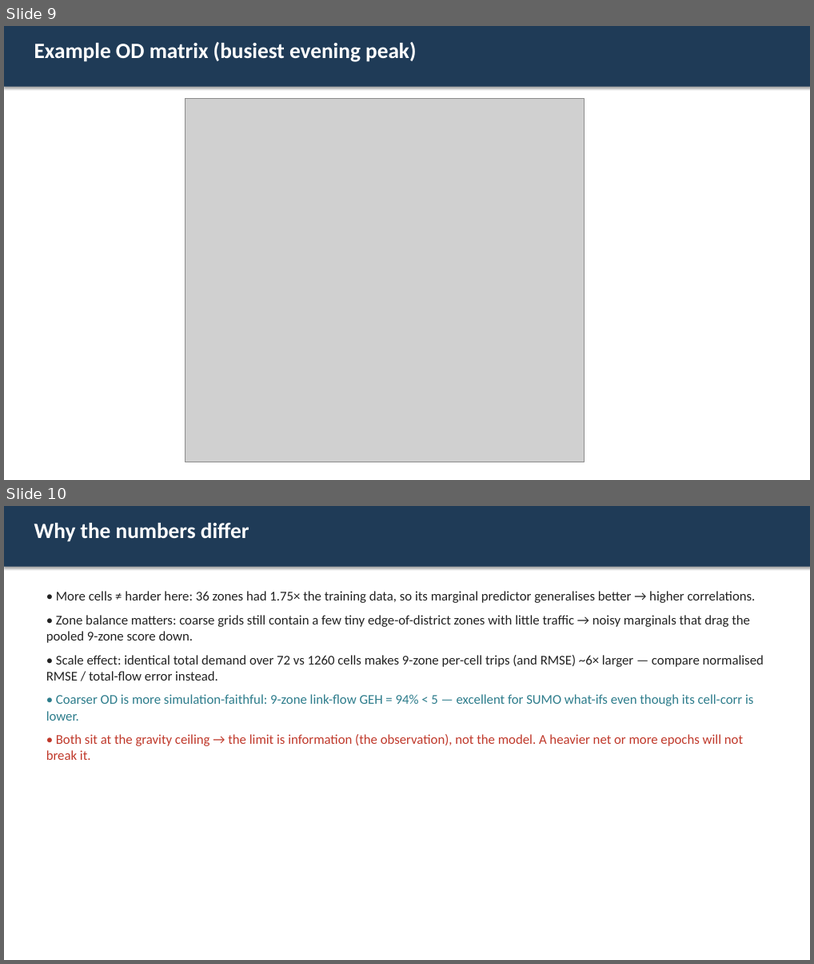
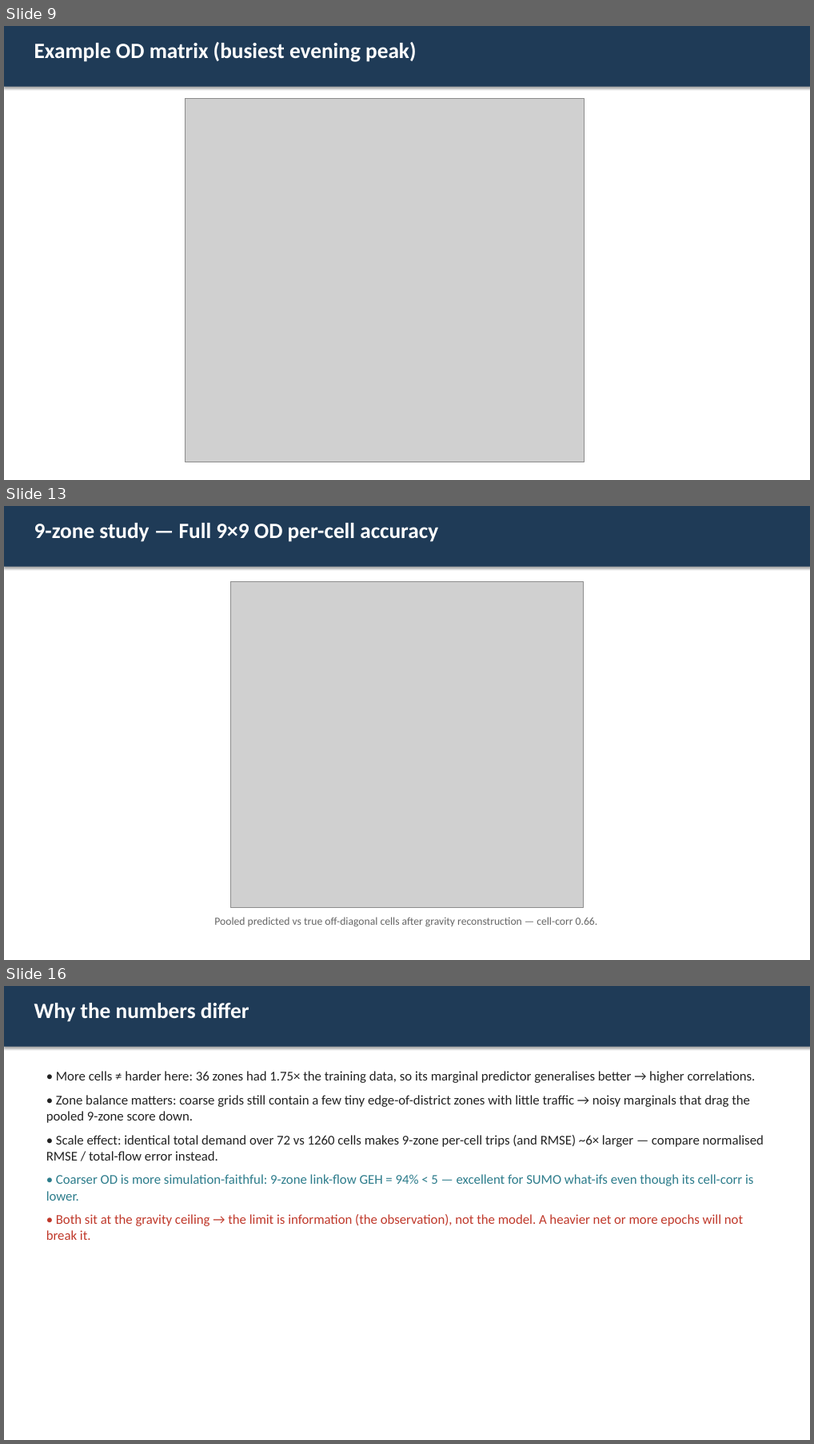
Before and after one commit to farhadi76m/OD-Matrix-Estimatios-GNN, a slide deck: slides/OD_36_vs_9_zones.pptx. Shown one above the other, each under a label of ours: slides 9 and 10 before the commit, slides 9, 13 and 16 after it; the slides between them are not shown. The pictures are 814x964 and 814x1444 pixels, drawn with LibreOffice and Linux fonts; fonts in the diff are those of the drawing; grey boxes stand for pictures. Boxes give left, top, right and bottom in pixels: in the first picture for what was removed or moved away, otherwise in the second. Text is boxed around its words. In the diff, an @@ line names an element or a change of style, - is before the commit and + after.

```diff
--- a/slides/OD_36_vs_9_zones.pptx
+++ b/slides/OD_36_vs_9_zones.pptx
@@ slide 13 added at bbox=[4, 506, 810, 960], background #FFFFFF @@
@@ rectangle added at bbox=[4, 506, 810, 567], fill #1F3B57 @@
@@ text added at bbox=[34, 523, 438, 542], 26 pt, text #FFFFFF, bold @@
+9-zone study — Full 9×9 OD per-cell accuracy
@@ picture added at bbox=[231, 582, 583, 907] @@
@@ text added at bbox=[214, 916, 598, 927], 13 pt, text #666666 @@
+Pooled predicted vs true off-diagonal cells after gravity reconstruction — cell-corr 0.66.
@@ what was slide 10 is now slide 16 @@
```
Also in this commit, not shown: 5 other slides added, 1 other file.
